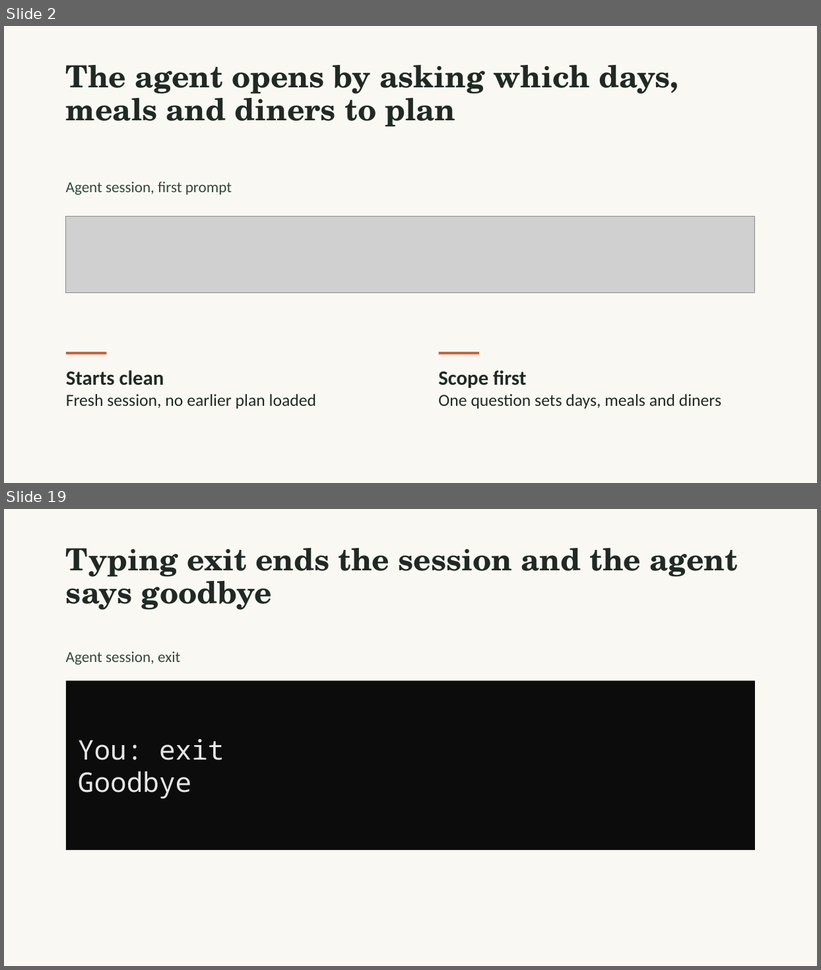
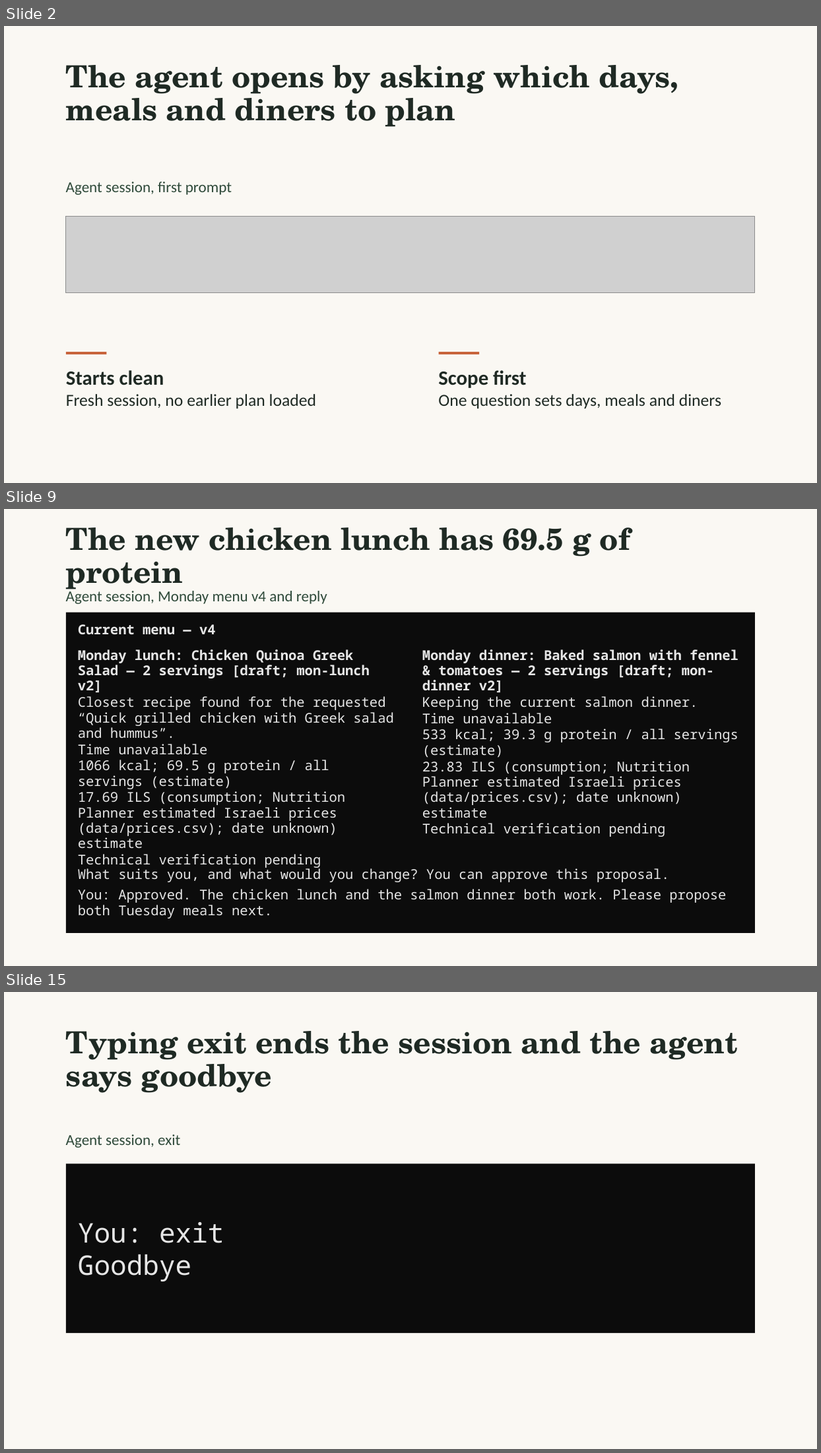
Before and after one commit to gabrieleguetta/ai-workshop-project, a slide deck: MVP-Presentation.pptx. Shown one above the other, each under a label of ours: slides 2 and 19 before the commit, slides 2, 9 and 15 after it; the slides between them are not shown. The pictures are 821x970 and 821x1453 pixels, drawn with LibreOffice and Linux fonts; fonts in the diff are those of the drawing; grey boxes stand for pictures. Boxes give left, top, right and bottom in pixels: in the first picture for what was removed or moved away, otherwise in the second. Text is boxed around its words. In the diff, an @@ line names an element or a change of style, - is before the commit and + after.

```diff
--- a/MVP-Presentation.pptx
+++ b/MVP-Presentation.pptx
@@ slide 9 added at (4, 509, 817, 966), background #FAF8F3 @@
@@ title added at (66, 527, 630, 593), 36 pt, text #1F2A24, bold @@
+The new chicken lunch has 69.5 g of protein
@@ text added at (66, 589, 327, 604), 18 pt, text #2F4A3A @@
+Agent session, Monday menu v4 and reply
@@ rectangle added at (66, 612, 756, 933), fill #0C0C0C @@
@@ text added at (78, 625, 216, 635), 16 pt, text #E6E6E6, bold @@
+Current menu — v4
@@ text added at (78, 650, 393, 869), 16 pt, text #E6E6E6 @@
+Monday lunch: Chicken Quinoa Greek Salad — 2 servings [draft; mon-lunch v2]
+Closest recipe found for the requested “Quick grilled chicken with Greek salad and hummus”.
+Time unavailable
+1066 kcal; 69.5 g protein / all servings (estimate)
+17.69 ILS (consumption; Nutrition Planner estimated Israeli prices (data/prices.csv); date unknown) estimate
+Technical verification pending
@@ text added at (422, 650, 739, 837), 16 pt, text #E6E6E6 @@
+Monday dinner: Baked salmon with fennel & tomatoes — 2 servings [draft; mon-dinner v2]
+Keeping the current salmon dinner.
+Time unavailable
+533 kcal; 39.3 g protein / all servings (estimate)
+23.83 ILS (consumption; Nutrition Planner estimated Israeli prices (data/prices.csv); date unknown) estimate
+Technical verification pending
@@ text added at (78, 867, 726, 919), 16 pt, text #E6E6E6 @@
+What suits you, and what would you change? You can approve this proposal.
+You: Approved. The chicken lunch and the salmon dinner both work. Please propose both Tuesday meals next.
@@ what was slide 19 is now slide 15 @@
```
Also in this commit, not shown: 8 slides changed, 3 other slides added, 8 slides removed, 3 other files.
